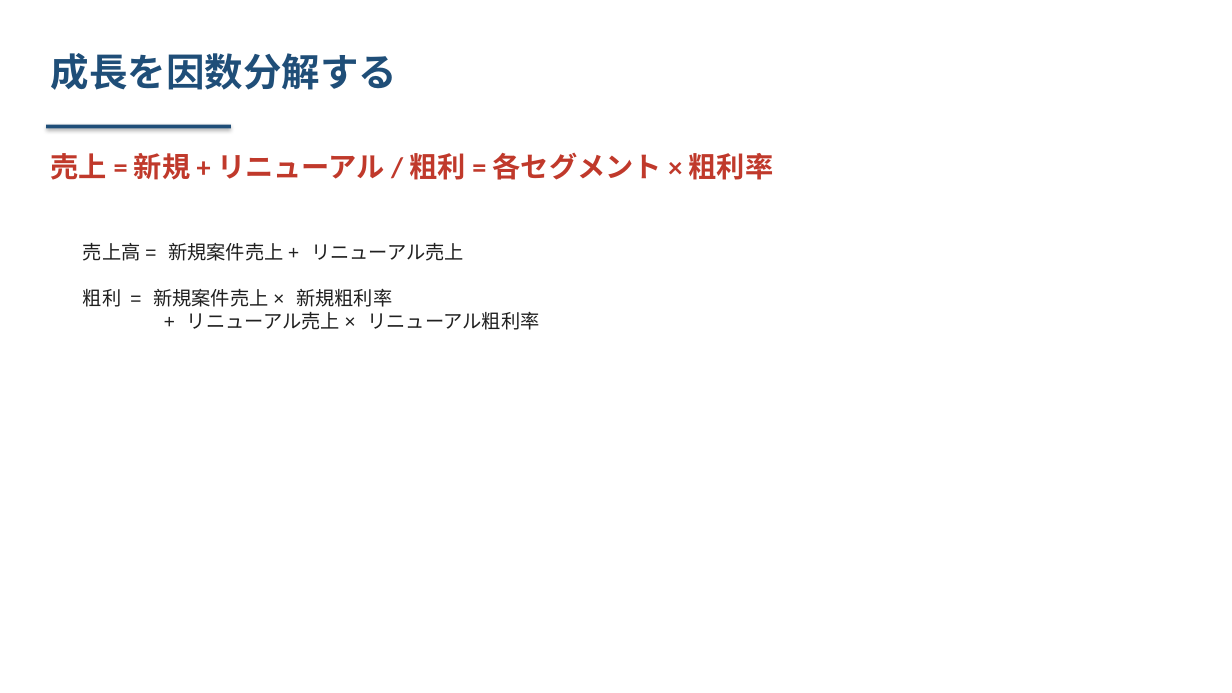
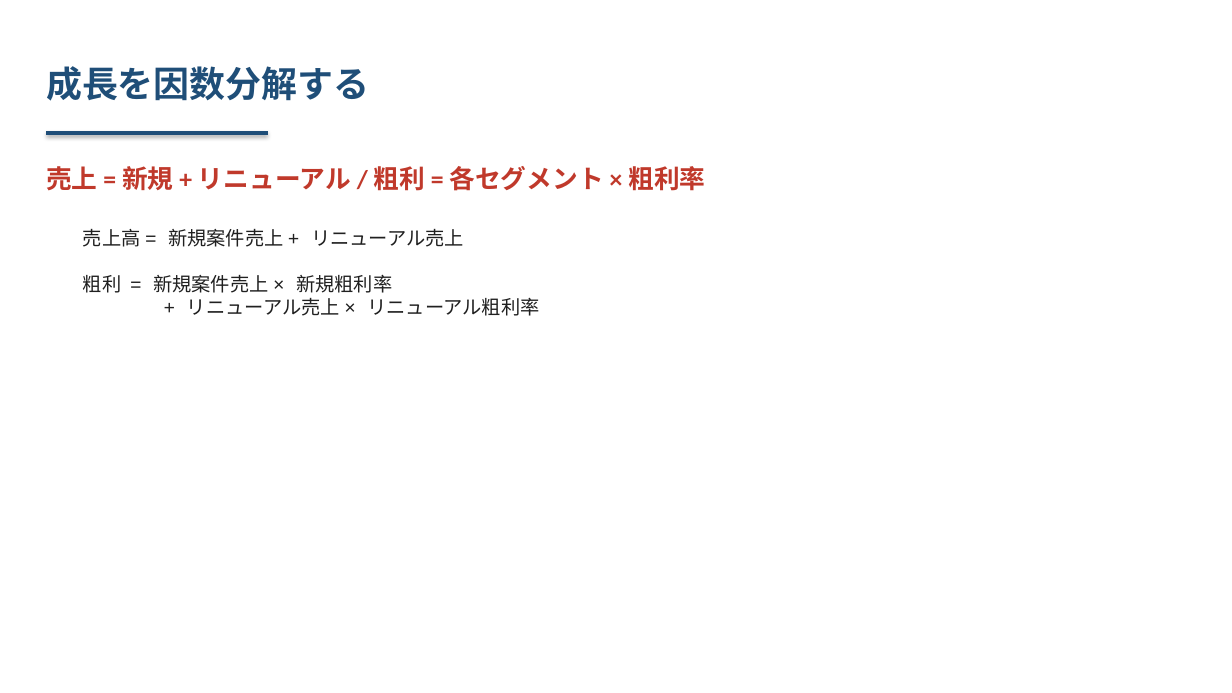
Before and after one commit to kanaeda0225/my-claude-project, a slide deck: slide 3 of outputs/6648-kawaden-slides.pptx. Drawn at 1232x693 pixels with LibreOffice and Linux fonts; fonts in the diff are those of the drawing. Boxes give left, top, right and bottom in pixels: in the first picture for what was removed or moved away, otherwise in the second. Text is boxed around its words. In the diff, an @@ line names an element or a change of style, - is before the commit and + after.

```diff
--- a/outputs/6648-kawaden-slides.pptx
+++ b/outputs/6648-kawaden-slides.pptx
@@ text "成長を因数分解する": place and size @@
-text "成長を因数分解する" at box(51, 53, 397, 90)
+text "成長を因数分解する" at box(46, 66, 369, 101)
@@ text "成長を因数分解する" at box(46, 66, 369, 101): size 30 to 28 pt; vertical alignment top to middle @@
@@ rectangle: place and size @@
-rectangle at box(46, 125, 231, 128)
+rectangle at box(46, 131, 268, 135)
@@ text "売上 = 新規 + リニューアル ..." at box(46, 166, 705, 191): size 22 to 20 pt; vertical alignment top to middle @@
@@ text "売上高 = 新規案件売上 + リニューアル売上 ...": place and size @@
-text "売上高 = 新規案件売上 + リニューアル売上 ..." at box(83, 243, 539, 330)
+text "売上高 = 新規案件売上 + リニューアル売上 ..." at box(83, 229, 539, 316)
```
Also in this commit, not shown: 35 other slides changed, 5 other files.
